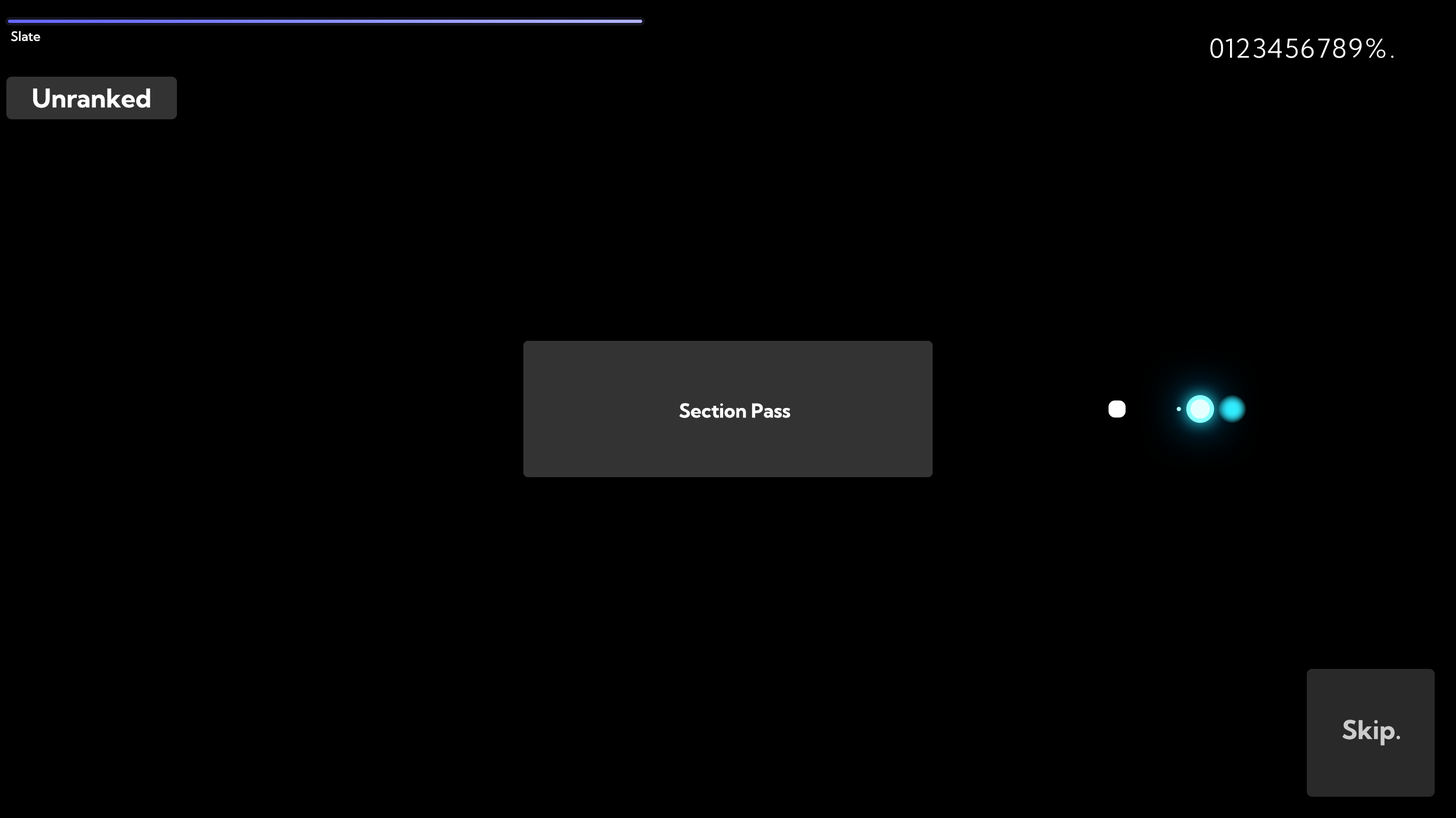
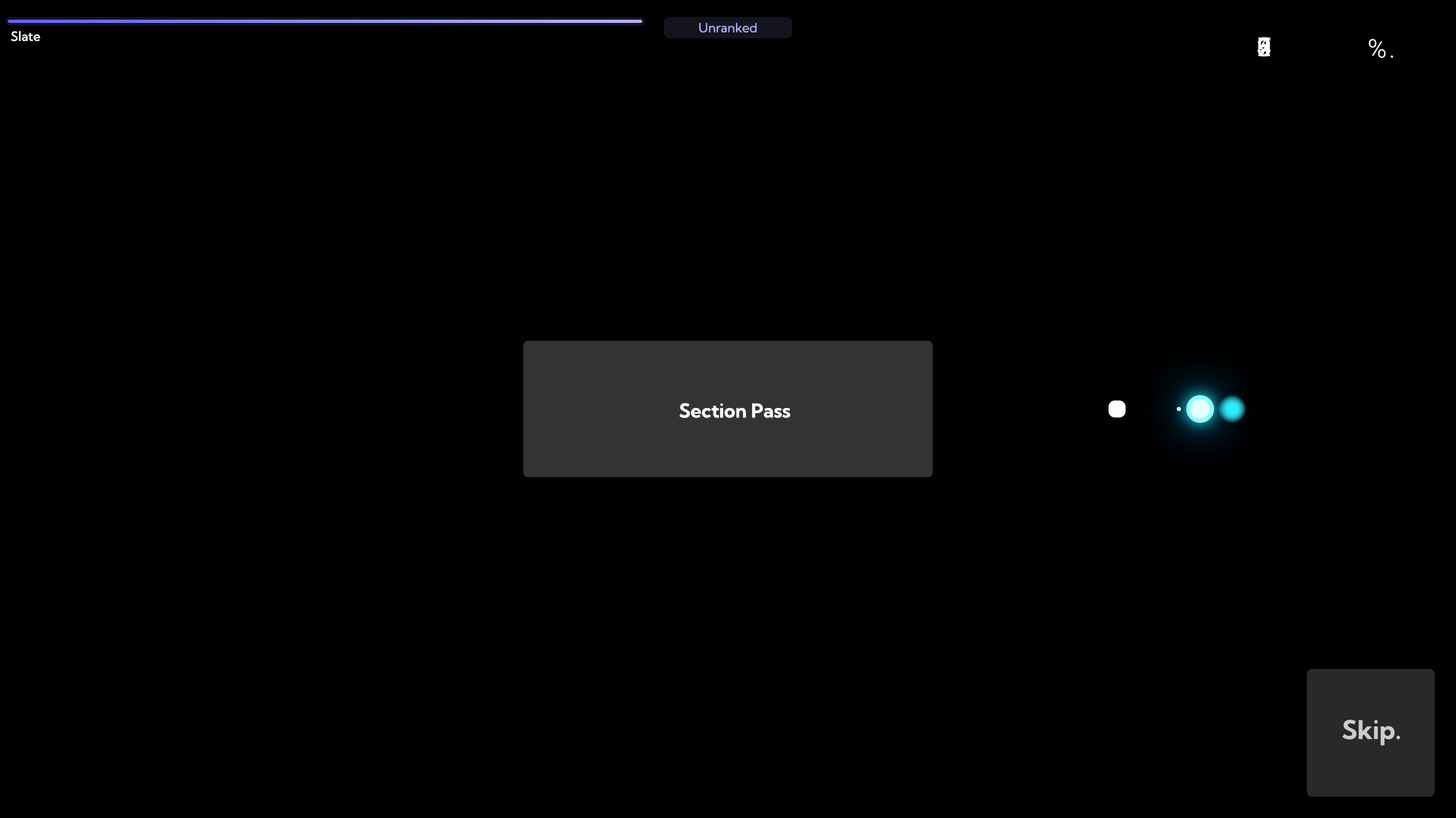
Two versions of the same layered image (1456 × 818). Layer-by-layer changes:
painted on "main-dot@2x", unmasked it over <box>1390,55,1394,59</box>
painted on "main-percent@2x", unmasked it over <box>1365,38,1386,59</box>
painted on "main-9@2x", unmasked it over <box>1258,37,1362,59</box>
painted on "main-8@2x", unmasked it over <box>1257,37,1346,59</box>
painted on "main-7@2x", unmasked it over <box>1258,37,1330,59</box>
painted on "main-6@2x", unmasked it over <box>1258,37,1314,59</box>
painted on "main-5@2x", unmasked it over <box>1258,37,1298,59</box>
painted on "main-4@2x", unmasked it over <box>1256,37,1282,59</box>
painted on "main-3@2x", unmasked it over <box>1253,37,1270,59</box>
painted on "main-2@2x", unmasked it over <box>1236,37,1270,59</box>
painted on "main-1@2x", unmasked it over <box>1225,37,1268,59</box>
painted on "main-0@2x", unmasked it over <box>1210,37,1270,59</box>
painted on "Unranked" over <box>33,22,757,109</box>
painted on "Rectangle 3" over <box>6,17,792,120</box>
